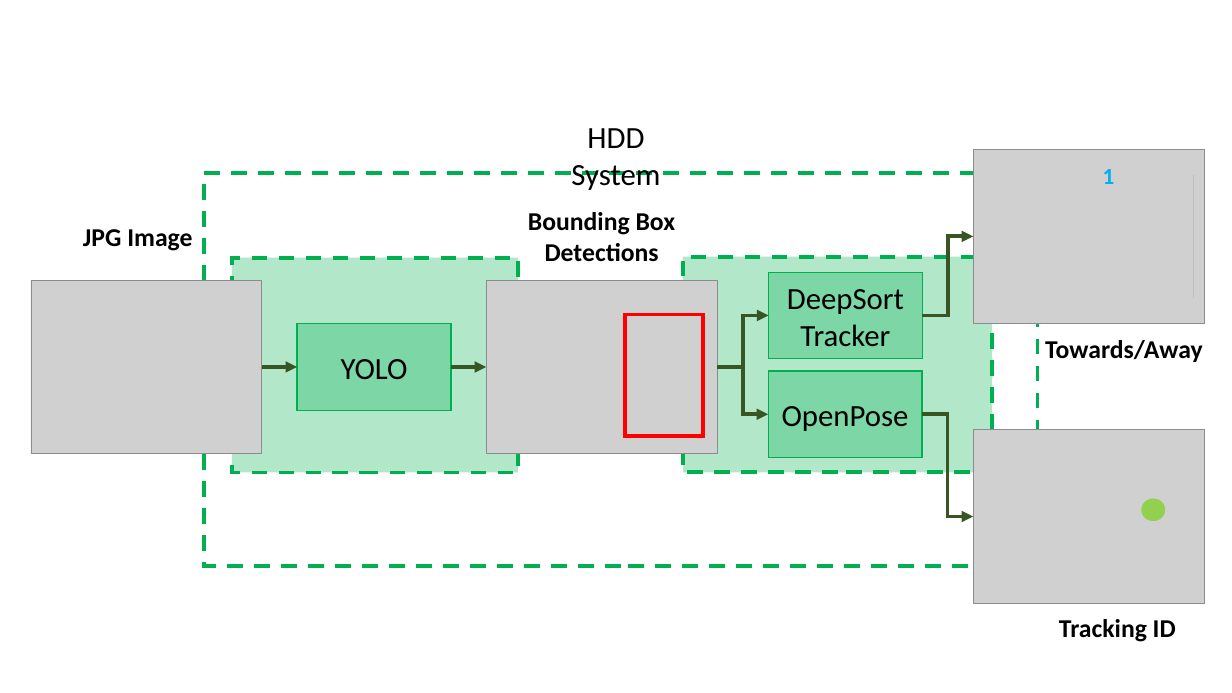
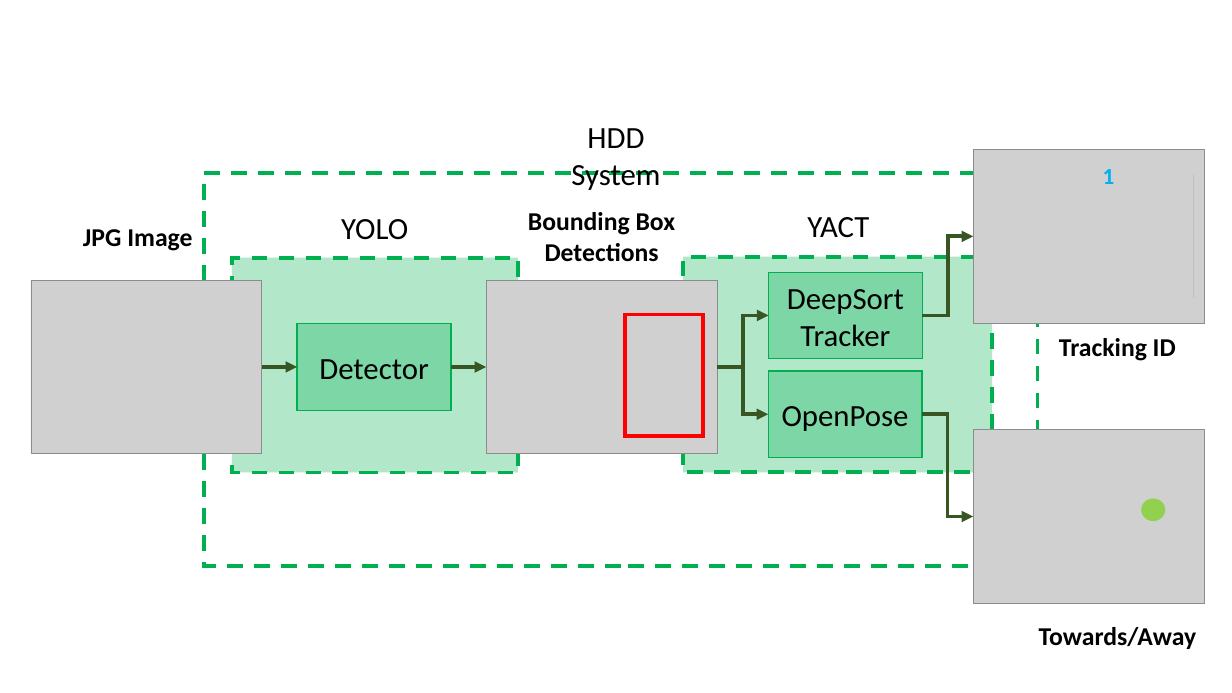
Before and after one commit to alaksana96/FinalYearProject, a slide deck: slide 3 of FinalReport/img/chapter4_analysis/Diagrams.pptx. Drawn at 1232x693 pixels with LibreOffice and Linux fonts; fonts in the diff are those of the drawing; grey boxes stand for pictures. Boxes give left, top, right and bottom in pixels: in the first picture for what was removed or moved away, otherwise in the second. Text is boxed around its words. In the diff, an @@ line names an element or a change of style, - is before the commit and + after.

```diff
--- a/FinalReport/img/chapter4_analysis/Diagrams.pptx
+++ b/FinalReport/img/chapter4_analysis/Diagrams.pptx
@@ text added at <box>341,219,408,240</box>, 24 pt, text #000000 @@
+YOLO
@@ text added at <box>807,217,869,238</box>, 24 pt, text #000000 @@
+YACT
@@ text "Tracking ID": place and size @@
-text "Tracking ID" at <box>1059,619,1176,642</box>
+text "Tracking ID" at <box>1059,338,1176,361</box>
@@ text in rectangle at <box>319,359,428,380</box>: text changed @@
-YOLO
+Detector
@@ text "Towards/Away": place and size @@
-text "Towards/Away" at <box>1045,340,1203,362</box>
+text "Towards/Away" at <box>1039,627,1197,649</box>
```
Also in this commit, not shown: 1 other file.
